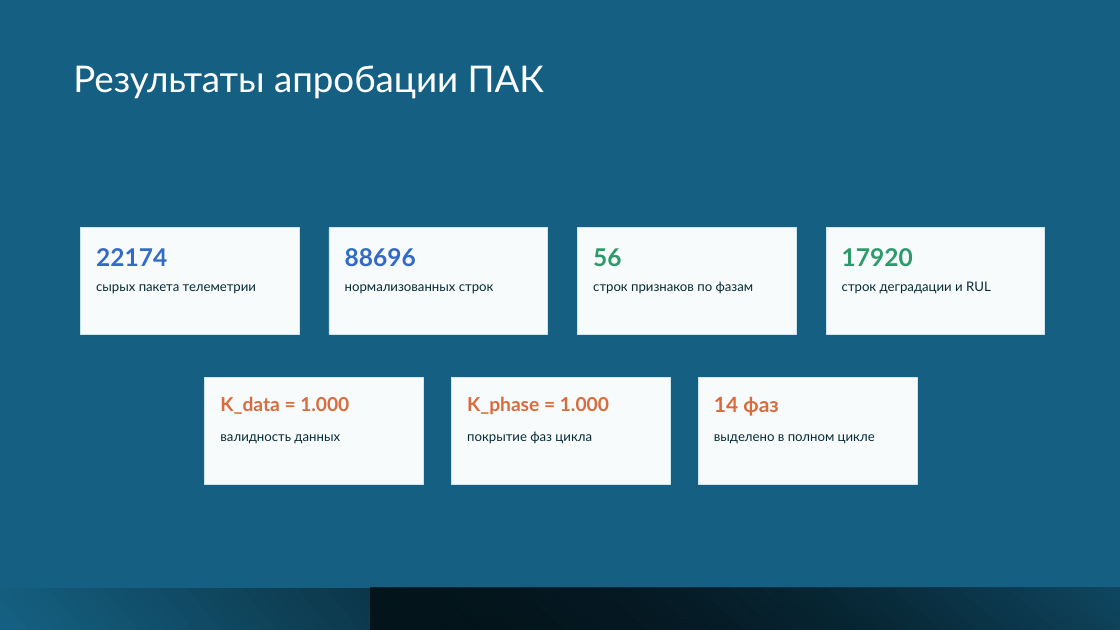
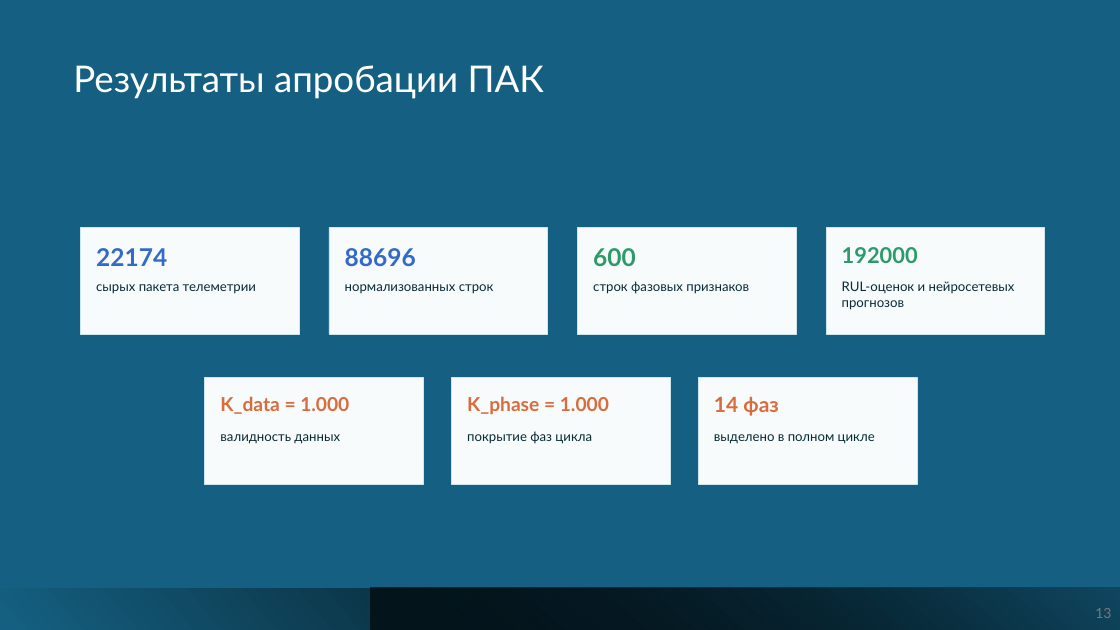
Before and after one commit to LionKMufasa/diplom_mem, a slide deck: slide 13 of вкр/Презентация ВКР 2026 Миронов Егор Максимович.pptx. Drawn at 1120x630 pixels with LibreOffice and Linux fonts; fonts in the diff are those of the drawing. Boxes give left, top, right and bottom in pixels: in the first picture for what was removed or moved away, otherwise in the second. Text is boxed around its words. In the diff, an @@ line names an element or a change of style, - is before the commit and + after.

```diff
--- a/вкр/Презентация ВКР 2026 Миронов Егор Максимович.pptx
+++ b/вкр/Презентация ВКР 2026 Миронов Егор Максимович.pptx
@@ text at (x1=593, y1=248, x2=636, y2=266): text changed @@
-56
+600
@@ text at (x1=842, y1=247, x2=918, y2=263): text changed; size 21 to 18.8 pt @@
-17920
+192000
@@ text at (x1=593, y1=281, x2=749, y2=294): text changed @@
-строк признаков по фазам
+строк фазовых признаков
@@ text at (x1=842, y1=281, x2=1015, y2=310): text changed @@
-строк деградации и RUL
+RUL-оценок и нейросетевых прогнозов
@@ text added at (x1=1095, y1=608, x2=1111, y2=618), 12 pt, text #797979 @@
+13
```
Also in this commit, not shown: 14 other slides changed, 2 slides added, 2 slides removed, 20 other files.
